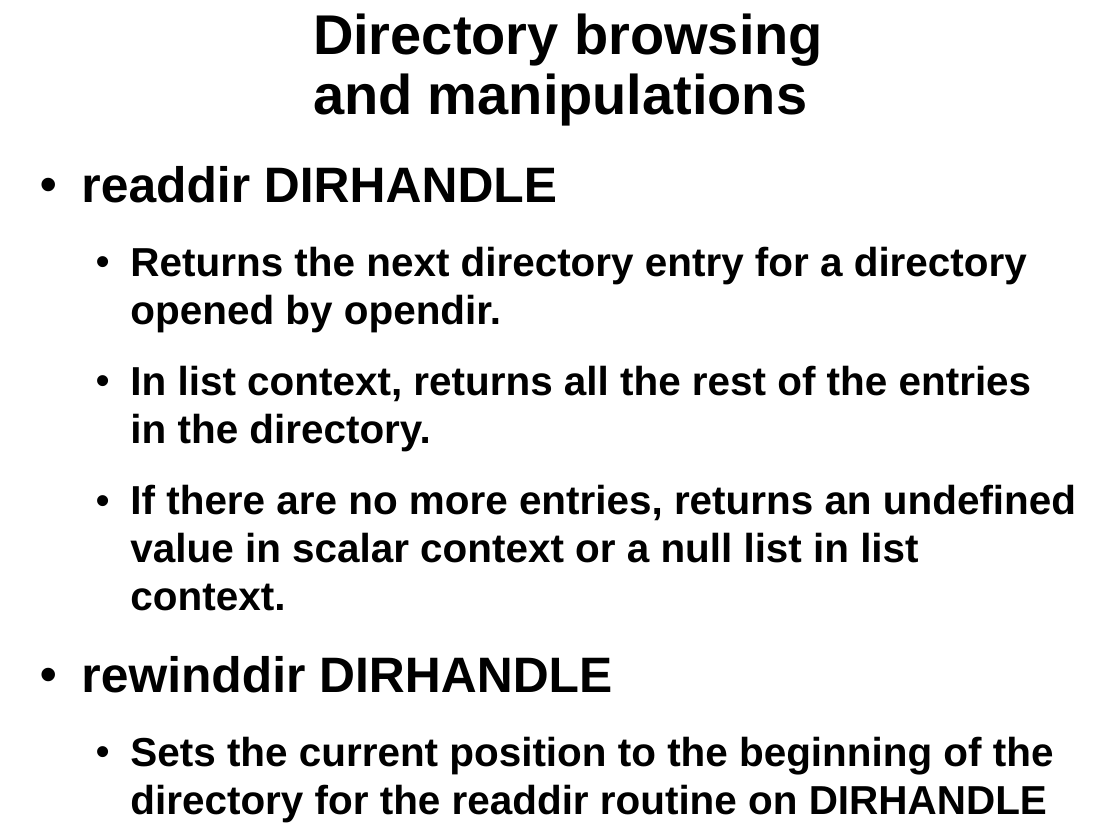
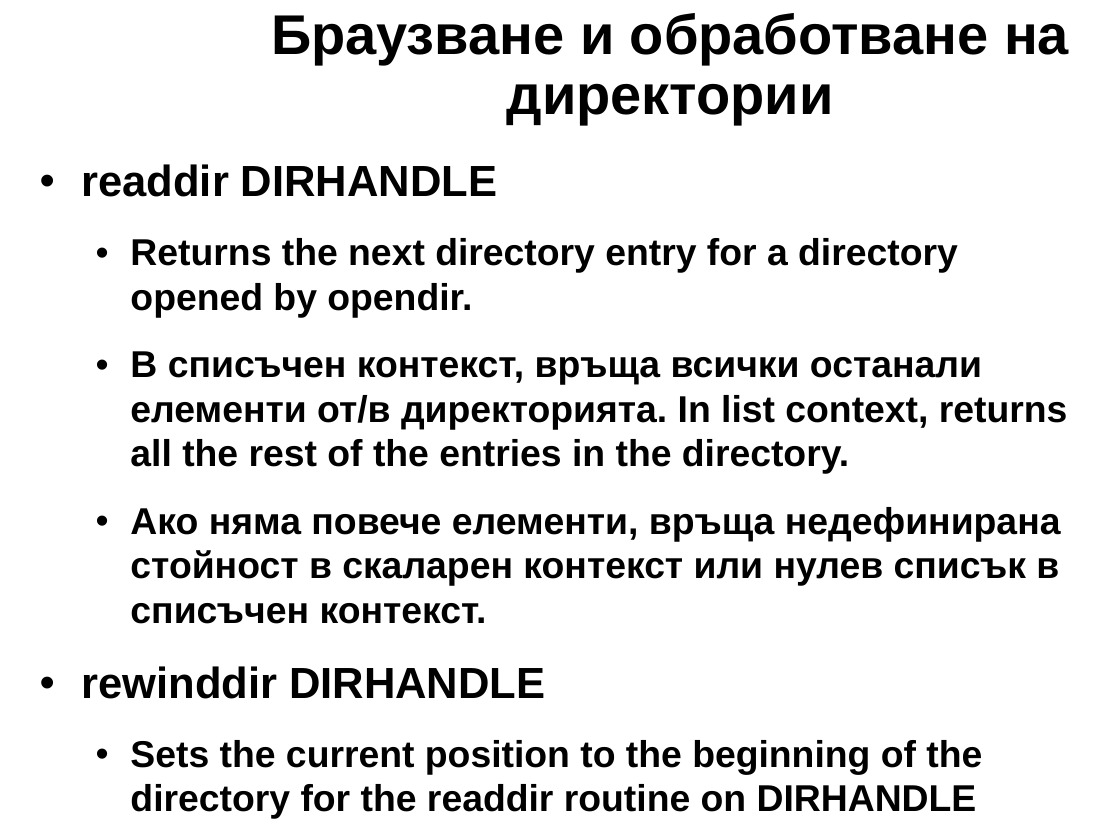
Before and after one commit to kberov/PerlProgrammingCourse, a slide deck: slide 34 of 06_io_bg.odp. Drawn at 1120x840 pixels with LibreOffice and Linux fonts; fonts in the diff are those of the drawing; background and template pictures are left out. Boxes give left, top, right and bottom in pixels: in the first picture for what was removed or moved away, otherwise in the second. Text is boxed around its words. In the diff, an @@ line names an element or a change of style, - is before the commit and + after.

```diff
--- a/06_io_bg.odp
+++ b/06_io_bg.odp
@@ title added at bbox=[271, 13, 1069, 124], 36 pt, text #000000, bold @@
+Браузване и обработване на директории
@@ title removed at bbox=[313, 13, 823, 124] @@
-Directory browsing
-and manipulations
@@ text at bbox=[81, 164, 982, 819]: size 32 to 28 pt in "readdir DIRHANDLE", "rewinddir DIRHANDLE"; size 26 to 24 pt in "Returns the next directory entry for a ...", "Sets the current position to the beginning ..." @@
@@ text at bbox=[130, 351, 1068, 624]: text changed; size 26 to 24 pt @@
-  • In list context, returns all the rest of the entries in the directory.
-  • If there are no more entries, returns an undefined value in scalar context or a null list in list context.
+  • В списъчен контекст, връща всички останали елементи от/в директорията. In list context, returns all the rest of the entries in the directory.
+  • Ако няма повече елементи, връща недефинирана стойност в скаларен контекст или нулев списък в списъчен контекст.
```
Also in this commit, not shown: 25 other slides changed, 17 slides added, 17 slides removed, 2 other files.
